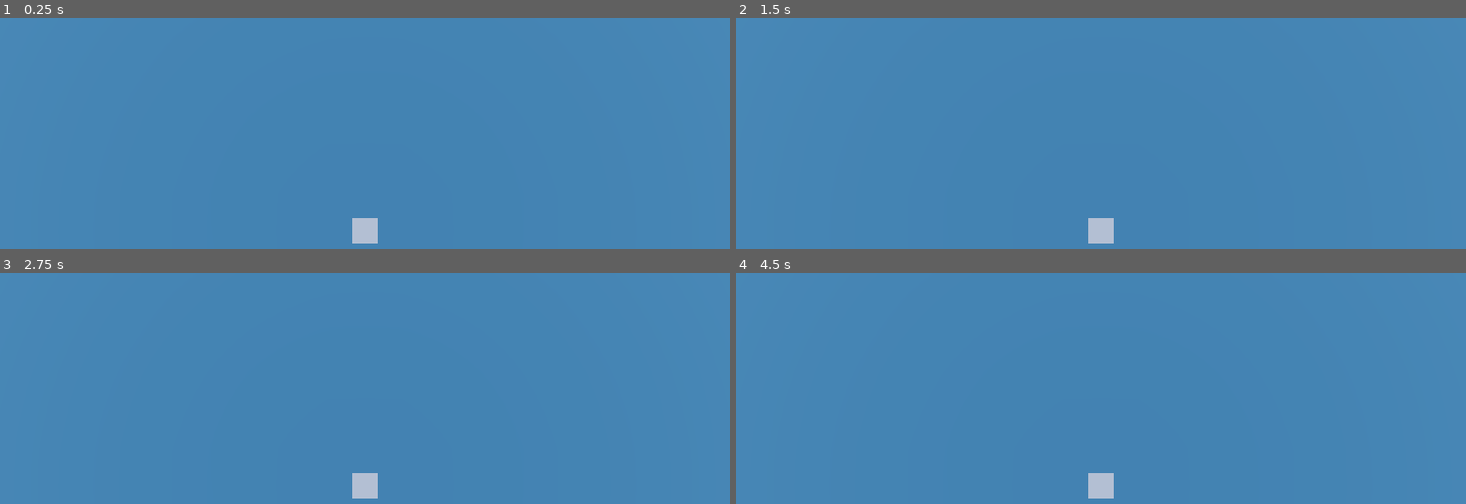
Above: before the commit, frames 1-4 (two rows, left to right).
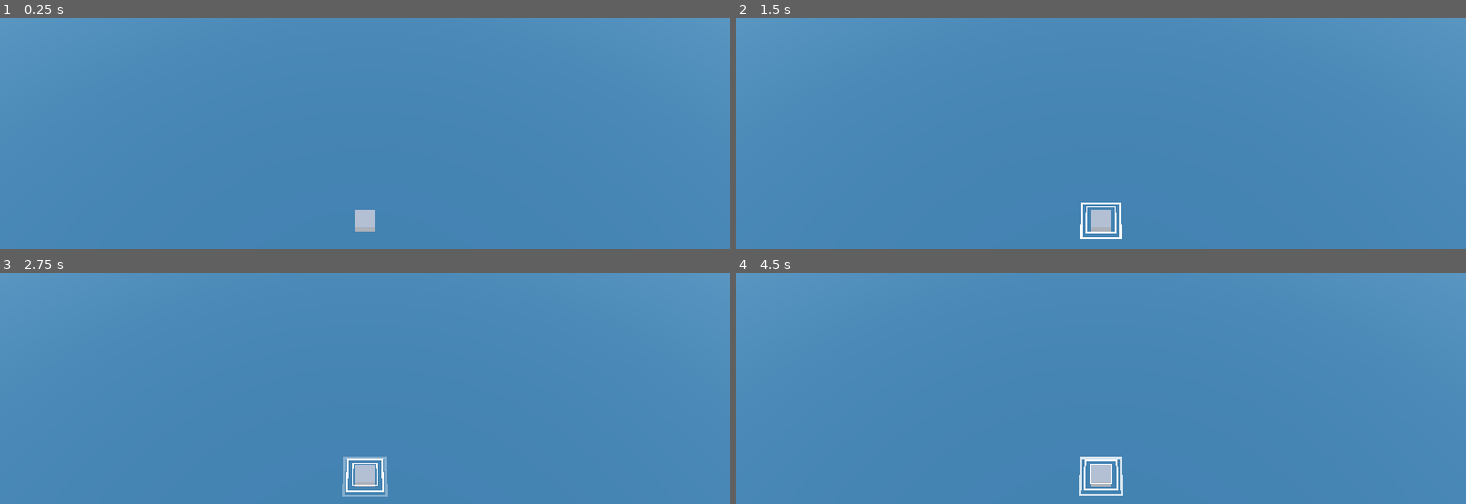
Above: after the commit, the same moments.

Repository: creikey/lighthouse-scramble
Game: Godot game, scene res://Main.tscn
Same seed, same stepped clock (60 frames per second), same inputs: the game is played once before the commit and once after it. A sky picture missing from this copy of the repository is replaced by a grey-blue gradient.
Inputs:
- Up to frame 1 (0.25 s): no input
- Up to frame 2 (1.5 s): tap Enter at 0.5 s; tap Space at 1.25 s
- Up to frame 3 (2.75 s): tap Enter at 2 s
- Up to frame 4 (4.5 s): no input

The runs differ from the first frame. In frame 1, 0.4% of the frame differs, in the area x 48-52%, y 83-98%; in frame 2, 0.6%; in frame 3, 0.7%, in the area x 46-54%, y 79-98%; in frame 4, 0.7%.

Commit message:
Add basic testing cube foam

Diff:
--- a/Main.tscn
+++ b/Main.tscn
@@ -1,6 +1,8 @@
-[gd_scene load_steps=7 format=2]
+[gd_scene load_steps=11 format=2]
 
 [ext_resource path="res://venice_sunset_2k.hdr" type="Texture" id=1]
+[ext_resource path="res://testing-cube-water.obj" type="ArrayMesh" id=2]
+[ext_resource path="res://TestingCube.tscn" type="PackedScene" id=3]
 
 [sub_resource type="PanoramaSky" id=2]
 panorama = ExtResource( 1 )
@@ -10,25 +12,48 @@
 background_sky = SubResource( 2 )
 
 [sub_resource type="PlaneMesh" id=1]
-size = Vector2( 100, 100 )
+size = Vector2( 1500, 1500 )
 
 [sub_resource type="SpatialMaterial" id=4]
 albedo_color = Color( 0.360784, 0.709804, 0.901961, 1 )
 metallic = 0.1
 roughness = 0.19
 
-[sub_resource type="CubeMesh" id=5]
+[sub_resource type="SpatialMaterial" id=6]
+flags_transparent = true
+flags_unshaded = true
+vertex_color_use_as_albedo = true
+params_cull_mode = 2
+params_depth_draw_mode = 2
+
+[sub_resource type="Curve" id=5]
+max_value = 2.0
+_data = [ Vector2( 0, 0.5424 ), 0.0, 0.0, 0, 0, Vector2( 1, 2 ), 0.0, 0.0, 0, 0 ]
+
+[sub_resource type="Gradient" id=7]
+offsets = PoolRealArray( 0, 0.196429, 0.825893, 1 )
+colors = PoolColorArray( 1, 1, 1, 0, 1, 1, 1, 1, 1, 1, 1, 1, 1, 1, 1, 0 )
 
 [node name="Main" type="WorldEnvironment"]
 environment = SubResource( 3 )
 
 [node name="Camera" type="Camera" parent="."]
-transform = Transform( 1, 0, 0, 0, -1.62921e-07, 1, 0, -1, -1.62921e-07, 0, 24.3037, 0 )
+transform = Transform( -1.49043e-07, 0.914819, -0.403865, -6.57979e-08, 0.403865, 0.914819, 1, 1.62921e-07, 7.10543e-15, -13.6439, 28.804, 0 )
 
 [node name="Water" type="MeshInstance" parent="."]
 mesh = SubResource( 1 )
 material/0 = SubResource( 4 )
 
-[node name="TestingCube" type="MeshInstance" parent="."]
-mesh = SubResource( 5 )
-material/0 = null
+[node name="InWater" type="Spatial" parent="."]
+
+[node name="TestingCube" parent="InWater" instance=ExtResource( 3 )]
+
+[node name="CPUParticles" type="CPUParticles" parent="InWater"]
+transform = Transform( 1, 0, 0, 0, 1, 0, 0, 0, 1, 0, 0.964319, 0 )
+material_override = SubResource( 6 )
+amount = 4
+lifetime = 0.38
+speed_scale = 0.2
+mesh = ExtResource( 2 )
+scale_amount_curve = SubResource( 5 )
+color_ramp = SubResource( 7 )
--- /dev/null
+++ b/TestingCube.tscn
@@ -0,0 +1,5 @@
+[gd_scene load_steps=2 format=2]
+
+[ext_resource path="res://testing-cube.gltf" type="PackedScene" id=1]
+
+[node name="TestingCube" instance=ExtResource( 1 )]
Not shown, added: testing-cube-water.mtl
Not shown, added: testing-cube-water.obj
Not shown, added: testing-cube-water.obj.import
Not shown, added: testing-cube.gltf
Not shown, added: testing-cube.gltf.import
Not shown, changed: testing-cube.blend
